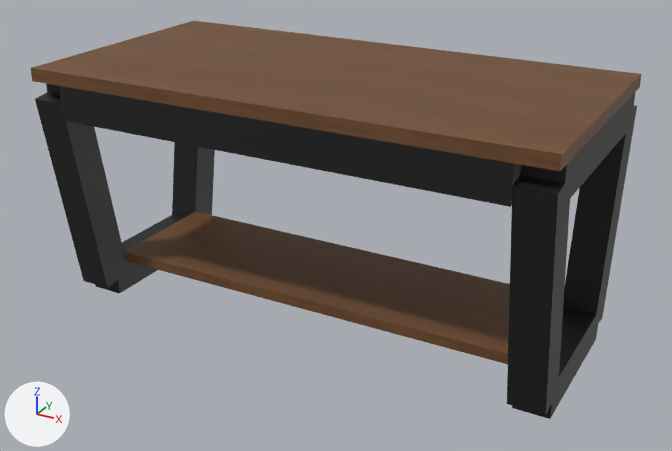
Two versions of the glTF model img/modelos/mesa-living-nord-estante-nogal-negro.glb, one commit apart.
One viewpoint serves both versions: a camera (50 mm lens) standing at (0.976, -1.759, 1.111) and looking at (0.019, -0.018, 0.241). Every picture has the same lights, and +X, +Y and +Z are marked at lower left. The picture after the commit comes second.

Names of what the first picture shows: 'Estante inferior de madera (proporción aproximada)', 'Larguero longitudinal superior de hierro 80 x 80 mm.001', 'Pata inclinada hacia adentro, perfil 80 x 80 mm', 'Pata inclinada hacia adentro, perfil 80 x 80 mm.001', 'Pata inclinada hacia adentro, perfil 80 x 80 mm.002', 'Pata inclinada hacia adentro, perfil 80 x 80 mm.003', 'Tapa de madera maciza 120 x 60 x 3 cm', 'Travesaño inferior del trapecio, ancho exterior 44 cm', 'Travesaño inferior del trapecio, ancho exterior 44 cm.001', 'Travesaño superior del trapecio, ancho exterior 60 cm.001' and 1 more.
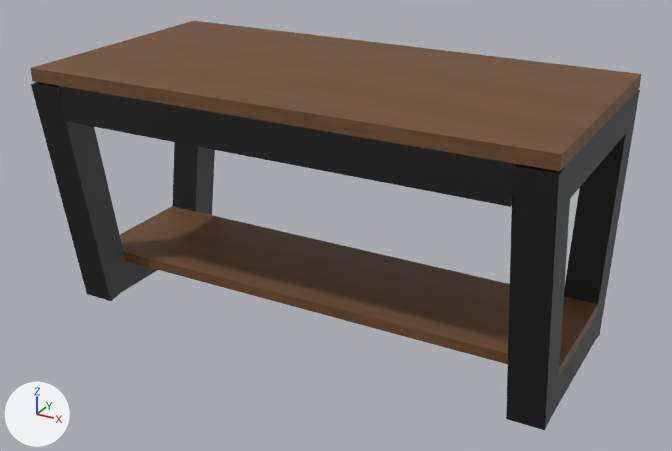
Where the change shows, as pixel boxes [x1, y1, x2, y2] in the pictures (672 x 451 px):
'Estante inferior de madera (proporción aproximada)', rescaled
    before: [124, 211, 510, 364]
    after: [120, 206, 598, 378]
'Pata inclinada hacia adentro, perfil 80 x 80 mm.003', moved, rescaled (13% taller)
    before: [507, 173, 572, 415]
    after: [506, 156, 573, 430]
'Pata inclinada hacia adentro, perfil 80 x 80 mm.001', moved, rescaled (7% wider, 12% taller)
    before: [35, 92, 128, 288]
    after: [31, 82, 131, 301]
'Pata inclinada hacia adentro, perfil 80 x 80 mm.002', rescaled (14% taller)
    before: [563, 105, 637, 328]
    after: [564, 90, 640, 344]
'Travesaño inferior del trapecio, ancho exterior 44 cm', unchanged, covered by the edit
    before: [96, 215, 184, 294]
    after: [117, 261, 157, 291]

The change in detail:
Object 'Pata inclinada hacia adentro, perfil 80 x 80 mm.001' (ob_pata_inclinada_hacia_adentro__perfil_80_x_80_mm_001) moves from (-0.56, -0.22, 0.287) to (-0.56, -0.22, 0.285).
Object 'Pata inclinada hacia adentro, perfil 80 x 80 mm.001' (ob_pata_inclinada_hacia_adentro__perfil_80_x_80_mm_001) is rescaled from (0.08, 0.501, 0.08) to (0.08, 0.577, 0.08).
Object 'Pata inclinada hacia adentro, perfil 80 x 80 mm.002' (ob_pata_inclinada_hacia_adentro__perfil_80_x_80_mm_002) is rescaled from (0.08, 0.501, 0.08) to (0.08, 0.577, 0.08).
Object 'Pata inclinada hacia adentro, perfil 80 x 80 mm.003' (ob_pata_inclinada_hacia_adentro__perfil_80_x_80_mm_003) moves from (0.56, -0.22, 0.287) to (0.56, -0.22, 0.285).
Object 'Pata inclinada hacia adentro, perfil 80 x 80 mm.003' (ob_pata_inclinada_hacia_adentro__perfil_80_x_80_mm_003) is rescaled from (0.08, 0.501, 0.08) to (0.08, 0.577, 0.08).
Object 'Estante inferior de madera (proporción aproximada)' (ob_estante_inferior_de_madera__proporción_aproximada) is rescaled from (1.04, 0.3, 0.025) to (1.2, 0.3, 0.025).
